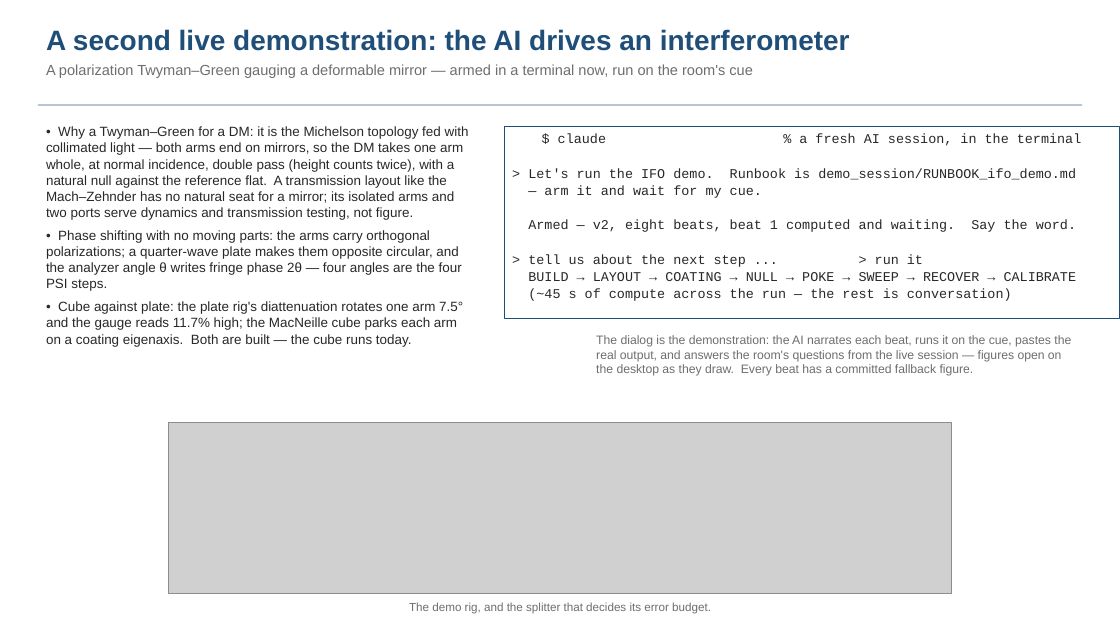
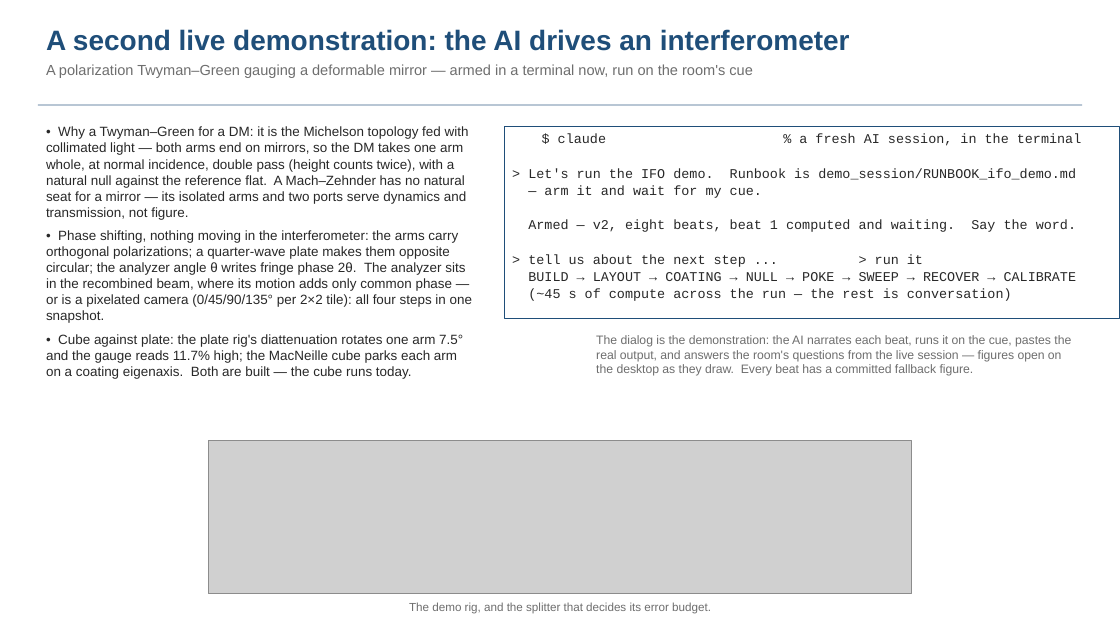
Before and after one commit to nasa-jpl/macos, a slide deck: slide 14 of demo_session/baseline_pass3.pptx. Drawn at 1120x630 pixels with LibreOffice and Linux fonts; fonts in the diff are those of the drawing; grey boxes stand for pictures. Boxes give left, top, right and bottom in pixels: in the first picture for what was removed or moved away, otherwise in the second. Text is boxed around its words. In the diff, an @@ line names an element or a change of style, - is before the commit and + after.

```diff
--- a/demo_session/baseline_pass3.pptx
+++ b/demo_session/baseline_pass3.pptx
@@ text at <box>46,126,472,323</box>: text changed @@
-• Why a Twyman–Green for a DM: it is the Michelson topology fed with collimated light — both arms end on mirrors, so the DM takes one arm whole, at normal incidence, double pass (height counts twice), with a natural null against the reference flat. A transmission layout like the Mach–Zehnder has no natural seat for a mirror; its isolated arms and two ports serve dynamics and transmission testing, not figure.
-• Phase shifting with no moving parts: the arms carry orthogonal polarizations; a quarter-wave plate makes them opposite circular, and the analyzer angle θ writes fringe phase 2θ — four angles are the four PSI steps.
+• Why a Twyman–Green for a DM: it is the Michelson topology fed with collimated light — both arms end on mirrors, so the DM takes one arm whole, at normal incidence, double pass (height counts twice), with a natural null against the reference flat. A Mach–Zehnder has no natural seat for a mirror — its isolated arms and two ports serve dynamics and transmission, not figure.
+• Phase shifting, nothing moving in the interferometer: the arms carry orthogonal polarizations; a quarter-wave plate makes them opposite circular; the analyzer angle θ writes fringe phase 2θ. The analyzer sits in the recombined beam, where its motion adds only common phase — or is a pixelated camera (0/45/90/135° per 2×2 tile): all four steps in one snapshot.
@@ picture: place and size @@
-picture at <box>168,423,951,593</box>
+picture at <box>208,440,912,594</box>
```
Also in this commit, not shown: 5 other files.
